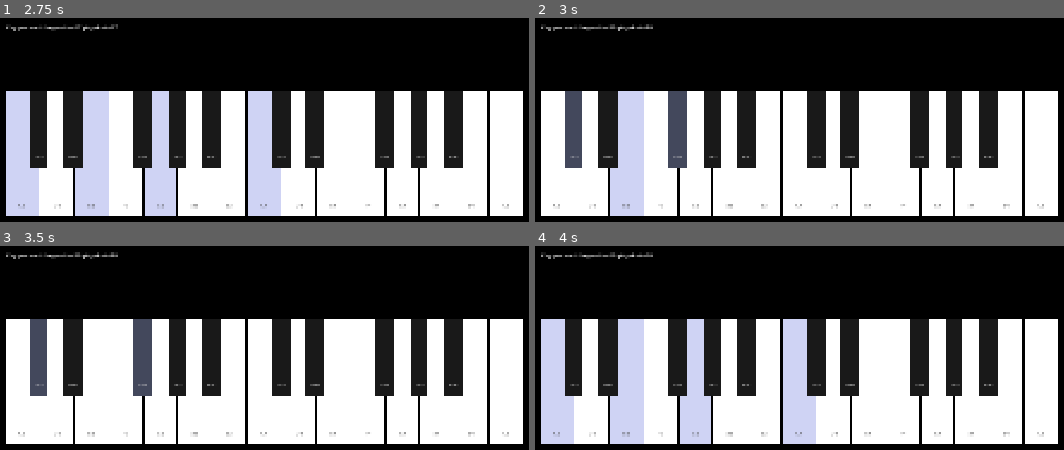
Above: before the commit, frames 1-4 (two rows, left to right).
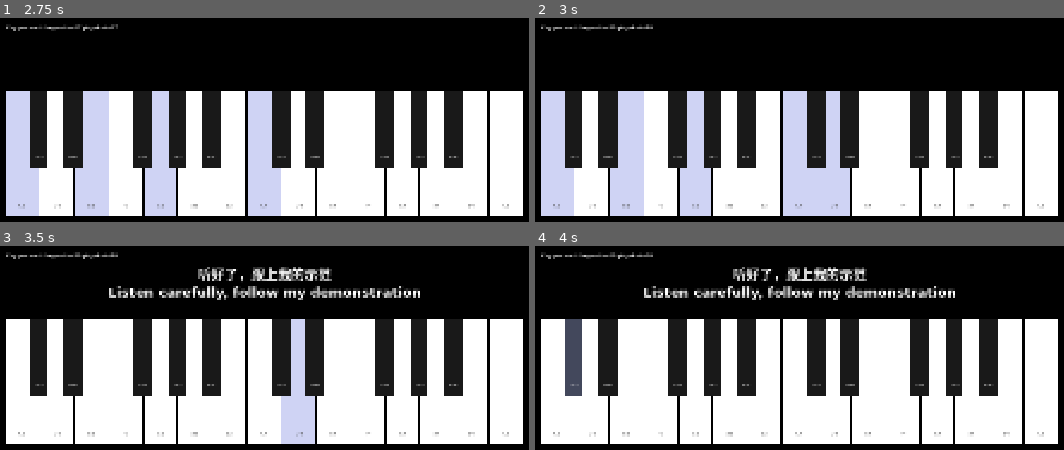
Above: after the commit, the same moments.

Repository: Amoniethian/Piano_Godot_keybord
Game: Godot game, scene res://scenes/main.tscn
Two runs of this game, one before a commit and one after it. Both use one fixed random seed, a clock stepped at 60 frames per second and the inputs below.
Inputs (mouse positions are in pixels of both pictures, inside the frame that each line leads up to):
- Up to frame 1 (2.75 s): tap Enter at 0.5, 2 s; move the mouse to (21, 154) at 0.52 s; hold D 0.53-1.28 s; tap Z at 0.6 s; click (21, 154) at 0.67 s; tap Space at 1.25 s; move the mouse to (58, 154) at 1.27 s; hold S 1.28-2.03 s; tap X at 1.35 s; click (58, 154) at 1.42 s; move the mouse to (89, 154) at 2.02 s; hold D from 2.03 s (still down); tap C at 2.1 s; click (89, 154) at 2.17 s
- Up to frame 2 (3 s): tap Space at 2.75 s; move the mouse to (661, 154) at 2.77 s; release D at 2.78 s; hold W from 2.78 s (still down); tap V at 2.85 s; click (661, 154) at 2.92 s
- Up to frame 3 (3.5 s): keep holding W
- Up to frame 4 (4 s): move the mouse to (693, 382) at 3.52 s; release W at 3.53 s; hold S from 3.53 s (still down); tap B at 3.6 s; click (693, 382) at 3.67 s

Frame 1 is identical in both runs. In frame 2, 14% of the frame differs, in the area x 1-60%, y 35-98%; in frame 3, 8.4%; in frame 4, 17%, in the area x 1-80%, y 10-98%.

Commit message:
fix: full pause on MIDI warning + silent demo interruption
Warning now pauses everything:
- piano_manager calls teacher.pause_for_warning() which stops ambient
  loop, dialogue loop (_ambient_gen prevents stale coroutines from
  restarting), cancels demo, releases all keys, hides dialogue
- On reconnect, teacher.resume_after_warning() restarts ambient (if in
  AMBIENT state) or replays current level's demo (any game state)

Demo interruption fixed:
- Previously any key other than sequence[0] during DEMONSTRATION
  triggered _trigger_failure() → failure chord → restart demo
- Now wrong keys during demo are silently ignored; the failure chord only
  plays in PLAYER_INPUT when the player actually makes an error

https://claude.ai/code/session_01D8bD92zb2BKXxR4uALqLJT

Diff:
--- a/scripts/music_teacher_system.gd
+++ b/scripts/music_teacher_system.gd
@@ -7,7 +7,7 @@
 ##                  any key press → DEMONSTRATION
 ##   DEMONSTRATION → chord + voice + note-by-note demo playback
 ##                  press sequence[0] → PLAYER_INPUT (demo cancelled, first note counted)
-##                  press wrong key → FAILURE
+##                  press wrong key → silently ignored during demo
 ##                  demo finishes → PLAYER_INPUT
 ##   PLAYER_INPUT  → player repeats the sequence; 2s timeout per note
 ##                  wrong note or timeout → FAILURE
@@ -33,6 +33,7 @@
 var shuffled_groups: Array = []
 var ambient_group_index: int = 0
 var ambient_active: bool = false    # set false to stop ambient loop
+var _ambient_gen: int = 0           # incremented on each stop to invalidate old coroutines
 
 # ── Dialogue cycling ───────────────────────────────────────────────────────────
 var _dialogue_index: int = -1
@@ -61,14 +62,16 @@
 # ── Ambient ───────────────────────────────────────────────────────────────────
 
 func _start_ambient() -> void:
+	_stop_ambient()              # bump _ambient_gen so any stale coroutines exit
 	ambient_active = true
 	_reshuffle_groups()
-	_run_ambient_loop()
-	_run_dialogue_loop()
+	_run_ambient_loop(_ambient_gen)
+	_run_dialogue_loop(_ambient_gen)
 
 
 func _stop_ambient() -> void:
 	ambient_active = false
+	_ambient_gen += 1
 
 
 func _reshuffle_groups() -> void:
@@ -77,10 +80,10 @@
 	ambient_group_index = 0
 
 
-func _run_ambient_loop() -> void:
-	while ambient_active:
+func _run_ambient_loop(gen: int) -> void:
+	while ambient_active and _ambient_gen == gen:
 		await get_tree().create_timer(Config.STAR_NOTE_INTERVAL).timeout
-		if not ambient_active:
+		if not ambient_active or _ambient_gen != gen:
 			break
 		await _play_ambient_group()
 		ambient_group_index = (ambient_group_index + 1) % shuffled_groups.size()
@@ -99,14 +102,14 @@
 			piano_manager.key_nodes[key_id].release()
 
 
-func _run_dialogue_loop() -> void:
+func _run_dialogue_loop(gen: int) -> void:
 	await get_tree().create_timer(2.0).timeout  # brief startup delay
-	while ambient_active:
+	while ambient_active and _ambient_gen == gen:
 		_dialogue_index = (_dialogue_index + 1) % Config.TEACHER_DIALOGUE.size()
 		_show_dialogue(Config.TEACHER_DIALOGUE[_dialogue_index])
 		_try_play_voice_audio(Config.VOICE_AUDIO_DIR + "dialogue_%02d.wav" % [_dialogue_index + 1])
 		await get_tree().create_timer(Config.DIALOGUE_DISPLAY_DURATION).timeout
-		if not ambient_active:
+		if not ambient_active or _ambient_gen != gen:
 			break
 		_hide_dialogue()
 		await get_tree().create_timer(1.0).timeout  # short gap between lines
@@ -121,7 +124,7 @@
 		State.DEMONSTRATION:
 			var sequence: Array = Config.LEVEL_SEQUENCES[current_level]
 			if key_id == sequence[0]:
-				# Player starts the correct sequence early — cancel demo and let them play
+				# Player jumps in on the correct first note — cancel demo and play
 				demo_cancel_flag = true
 				if current_demo_note != -1 and current_demo_note in piano_manager.key_nodes:
 					piano_manager.key_nodes[current_demo_note].release()
@@ -131,8 +134,7 @@
 				player_input.clear()
 				player_input.append(key_id)
 				_start_input_timeout()
-			else:
-				_trigger_failure()
+			# Wrong key during demo is silently ignored — failure only in PLAYER_INPUT
 		State.PLAYER_INPUT:
 			_record_player_note(key_id)
 
@@ -262,6 +264,24 @@
 	piano_manager.reveal_final_images(Config.LEVEL_SEQUENCES[2], level3_play_order)
 
 
+# ── Warning pause/resume (called by PianoManager on MIDI device loss) ─────────
+
+func pause_for_warning() -> void:
+	_stop_ambient()          # increments _ambient_gen; loops exit on next timer tick
+	demo_cancel_flag = true  # kills any running demonstration coroutine
+	_cancel_input_timeout()
+	_release_all_keys()
+	_hide_dialogue()
+
+
+func resume_after_warning() -> void:
+	demo_cancel_flag = false
+	if current_state == State.AMBIENT:
+		_start_ambient()
+	else:
+		_begin_level()  # restart current level's demonstration
+
+
 # ── Helpers ───────────────────────────────────────────────────────────────────
 
 func _release_all_keys() -> void:
--- a/scripts/piano_manager.gd
+++ b/scripts/piano_manager.gd
@@ -93,6 +93,9 @@
 
 func _trigger_midi_warning() -> void:
 	_midi_warning_active = true
+	var teacher := get_node_or_null("MusicTeacherSystem")
+	if teacher:
+		teacher.pause_for_warning()
 	if _warning_label:
 		_warning_label.visible = true
 		_warning_tween = create_tween().set_loops()
@@ -110,6 +113,9 @@
 		_warning_tween.kill()
 		_warning_tween = null
 	AudioServer.set_bus_volume_db(AudioServer.get_bus_index("Master"), 0.0)
+	var teacher := get_node_or_null("MusicTeacherSystem")
+	if teacher:
+		teacher.resume_after_warning()
 	_dbg("MIDI: device reconnected")
 
 
